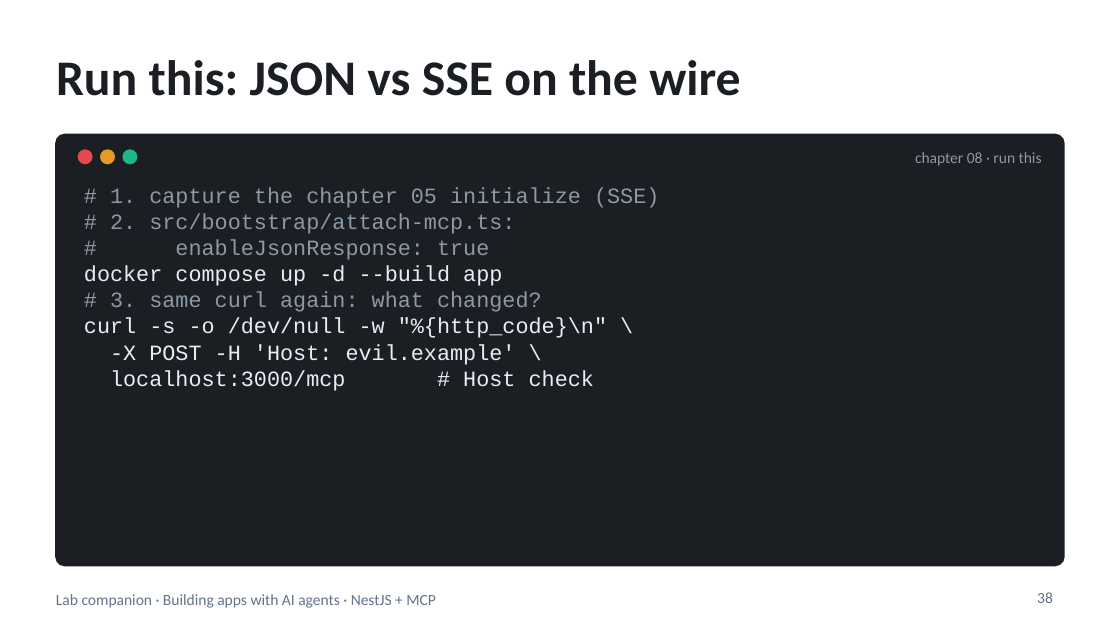
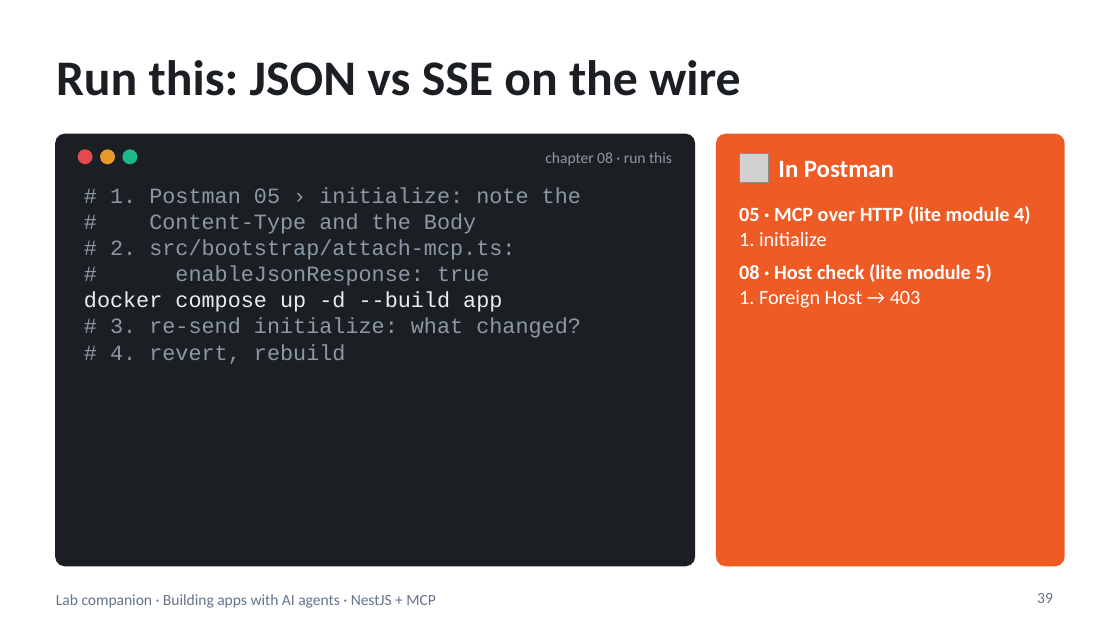
Before and after one commit to blazaga/ai-training-modules, a slide deck: slide 39 of docs/ai-agent-training/slides/lab-companion.pptx (slide 38 before the commit). Drawn at 1120x630 pixels with LibreOffice and Linux fonts; fonts in the diff are those of the drawing; grey boxes stand for pictures. Boxes give left, top, right and bottom in pixels: in the first picture for what was removed or moved away, otherwise in the second. Text is boxed around its words. In the diff, an @@ line names an element or a change of style, - is before the commit and + after.

```diff
--- a/docs/ai-agent-training/slides/lab-companion.pptx
+++ b/docs/ai-agent-training/slides/lab-companion.pptx
@@ rounded rectangle: place and size @@
-rounded rectangle at (56,134,1064,566)
+rounded rectangle at (56,134,694,566)
@@ text "chapter 08 · run this": place and size @@
-text "chapter 08 · run this" at (915,152,1042,166)
+text "chapter 08 · run this" at (545,152,672,166)
@@ rounded rectangle added at (717,134,1064,566), fill #EF5B25, outline #EF5B25 1 pt @@
@@ picture added at (739,153,768,183) @@
@@ text added at (778,161,894,177), 16 pt, text #FFFFFF, bold @@
+In Postman
@@ text at (110,187,581,234): text changed @@
-# 1. capture the chapter 05 initialize (SSE)
+# 1. Postman 05 › initialize: note the
+# Content-Type and the Body
@@ text added at (739,206,1031,308), 13 pt, text #FFFFFF, bold @@
+05 · MCP over HTTP (lite module 4)
+1. initialize
+08 · Host check (lite module 5)
+1. Foreign Host → 403
@@ text at (110,318,581,364): text changed; text colour #E6EDF3 to #8B98A5 @@
-# 3. same curl again: what changed?
-curl -s -o /dev/null -w "%{http_code}\n" \
--X POST -H 'Host: evil.example' \
-localhost:3000/mcp # Host check
+# 3. re-send initialize: what changed?
+# 4. revert, rebuild
@@ page number at (1037,593,1053,603): text changed @@
-38
+39
```
Also in this commit, not shown: 7 other slides changed, 4 slides added, 3 slides removed, 10 other files.
